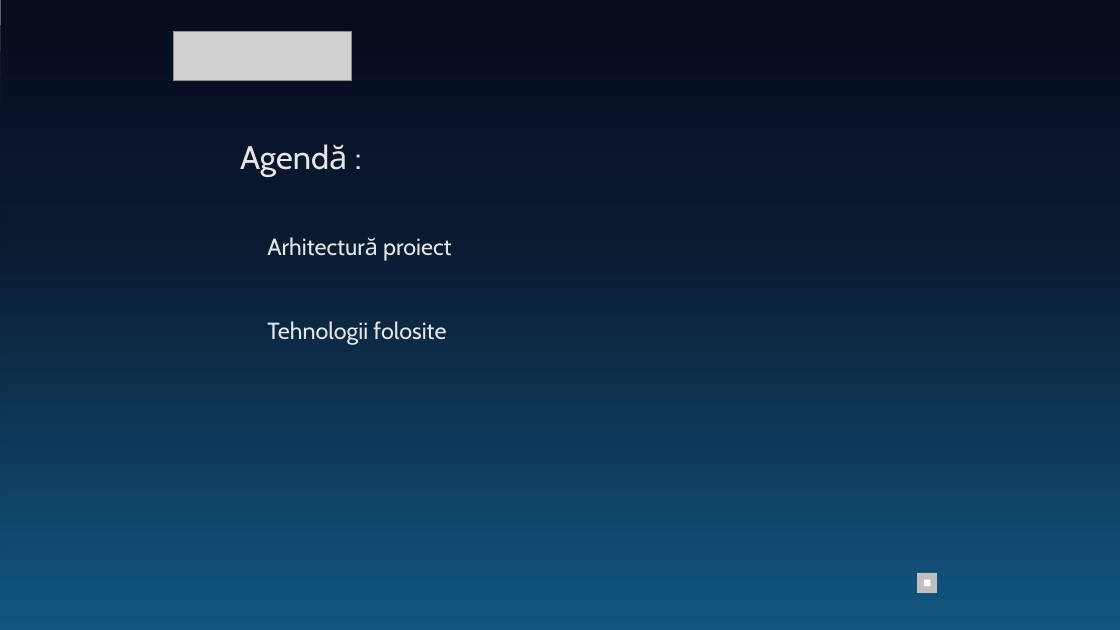
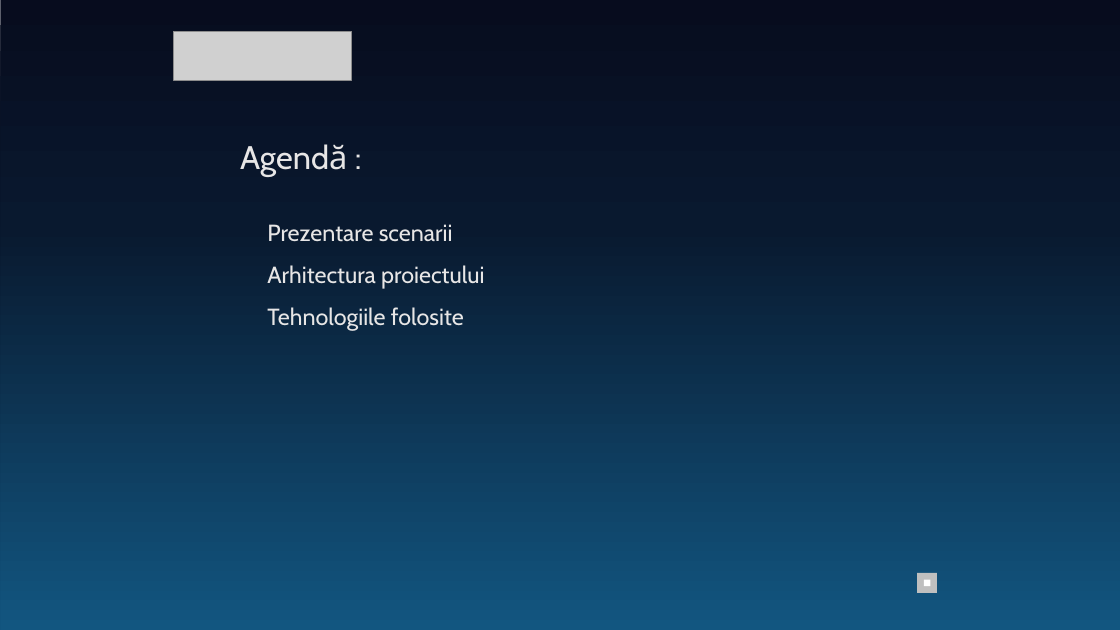
Before and after one commit to tiberiuraicu/Licenta, a slide deck: slide 2 of documentation/4_ IESC-RO (3).pptx. Drawn at 1120x630 pixels with LibreOffice and Linux fonts; fonts in the diff are those of the drawing; grey boxes stand for pictures. Boxes give left, top, right and bottom in pixels: in the first picture for what was removed or moved away, otherwise in the second. Text is boxed around its words. In the diff, an @@ line names an element or a change of style, - is before the commit and + after.

```diff
--- a/documentation/4_ IESC-RO (3).pptx
+++ b/documentation/4_ IESC-RO (3).pptx
@@ text at [267,224,484,331]: text changed @@
-  Arhitectură proiect
-  Tehnologii folosite
+  Prezentare scenarii
+  Arhitectura proiectului
+  Tehnologiile folosite
```
Also in this commit, not shown: 1 other slide changed, 4 other files.
